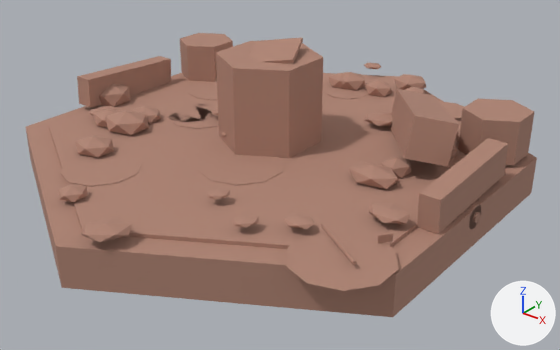
The glTF model buildings/bastion/bastion_s2_ruin.glb as it was, and as the next commit left it.
Camera for both pictures: a 50 mm camera at (5.27, -6.4, 3.98) aimed at (0.29, -0.18, 0.12). Every picture has the same lights, and +X, +Y and +Z are marked at lower right. The first picture is the older version. Where no turn or scale is listed for an object, it has been applied to the vertices. Vertices at exactly the same position are counted once.

The first picture shows 'BS_BP_1'.
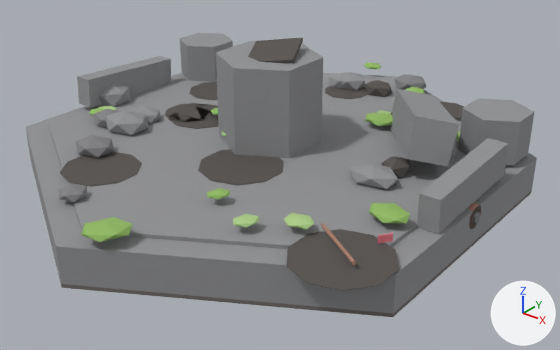
Boxes [x1, y1, x2, y2] around the edits, measured in the pictures (560 x 350 px):
part 1 of me_cylinder_021, recoloured (beige to grey): [26, 33, 537, 313] in both
part 2 of me_cylinder_021, recoloured: [81, 63, 460, 242] in both
part 3 of me_cylinder_021, recoloured: [30, 38, 532, 317] in both
part 4 of me_cylinder_021, recoloured: [321, 203, 481, 265] in both

Diff of the bpy script that builds the scene:
```diff
--- a/buildings/bastion/bastion_s2_ruin.glb.py
+++ b/buildings/bastion/bastion_s2_ruin.glb.py
@@ me_cylinder_021 @@
 me_cylinder_021.from_pydata(...)  # 982 vertices, 1696 faces; spans x -3.84..1.38, y -5.16..0.84, z -0.34..1.28
 # used by ob_bs_bp_1; location = (1.246, 2.158, 0.3)
+# me_cylinder_021 part 1: 580 faces centred in x -3.84..1.38, y -4.66..0.51, z -0.3..1.14 are repainted in the vertex colours; the middle colour goes from beige #af8473 to grey #929395
+# me_cylinder_021 part 2: 400 faces centred in x -3.75..1.05, y -5.01..0.71, z 0.2..0.28 are repainted in the vertex colours; the middle colour goes from beige #af8473 to green #a0c577
+# me_cylinder_021 part 3: 380 faces centred in x -3.84..1.36, y -4.66..0.34, z -0.34..1.24 are repainted in the vertex colours; the middle colour goes from beige #af8473 to dark grey #56524f
+# me_cylinder_021 part 4: 336 faces centred in x -3.79..1.35, y -4.4..0.08, z -0.13..0.24 are repainted in the vertex colours; the middle colour goes from beige #af8473 to beige #ae8270
 me_cylinder_021.materials.append(mat_mx_rust)
```
